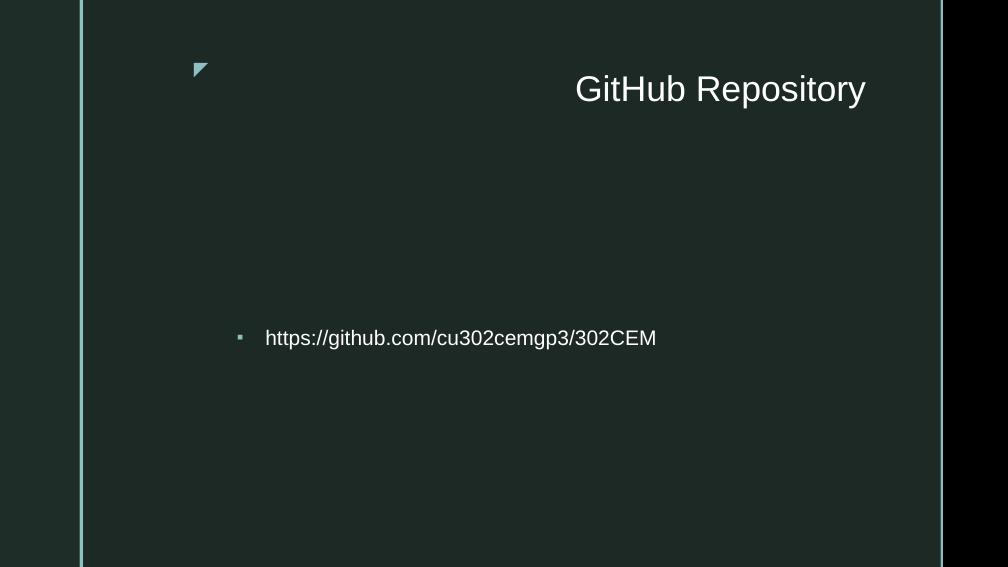
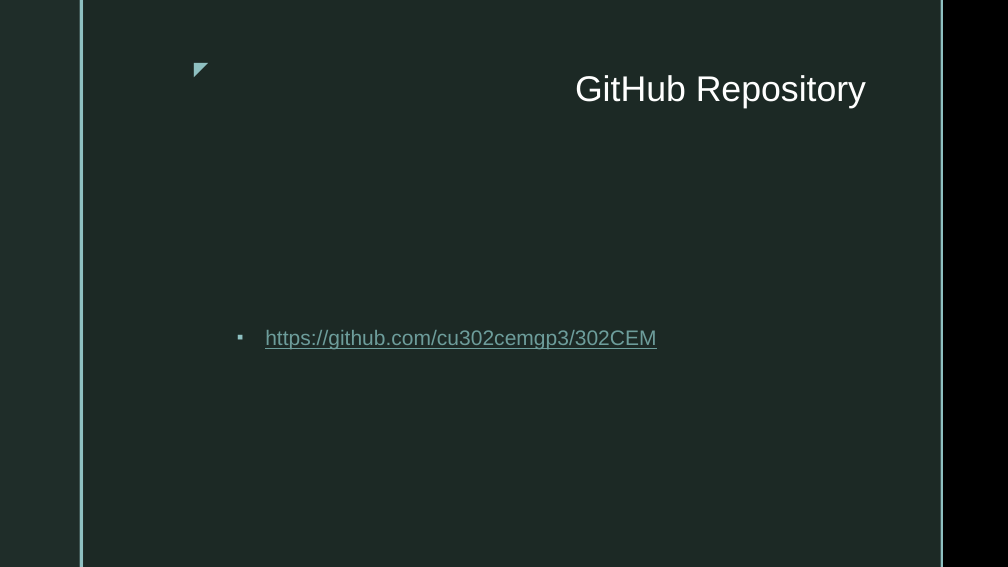
Before and after one commit to cu302cemgp3/302CEM, a slide deck: slide 4 of Data Interface Layout/Online_Retailer_Data_Interface_Layout_v2.0.pptx. Drawn at 1008x567 pixels with LibreOffice and Linux fonts; fonts in the diff are those of the drawing; background and template pictures are left out. Boxes give left, top, right and bottom in pixels: in the first picture for what was removed or moved away, otherwise in the second. Text is boxed around its words. In the diff, an @@ line names an element or a change of style, - is before the commit and + after.

```diff
--- a/Data Interface Layout/Online_Retailer_Data_Interface_Layout_v2.0.pptx
+++ b/Data Interface Layout/Online_Retailer_Data_Interface_Layout_v2.0.pptx
@@ text "https://github.com/cu302cemgp3/302CEM" at bbox=[265, 330, 656, 350]: text colour #FFFFFF to #6D9D9B, underline on @@
```
Also in this commit, not shown: 1 other slide changed.
